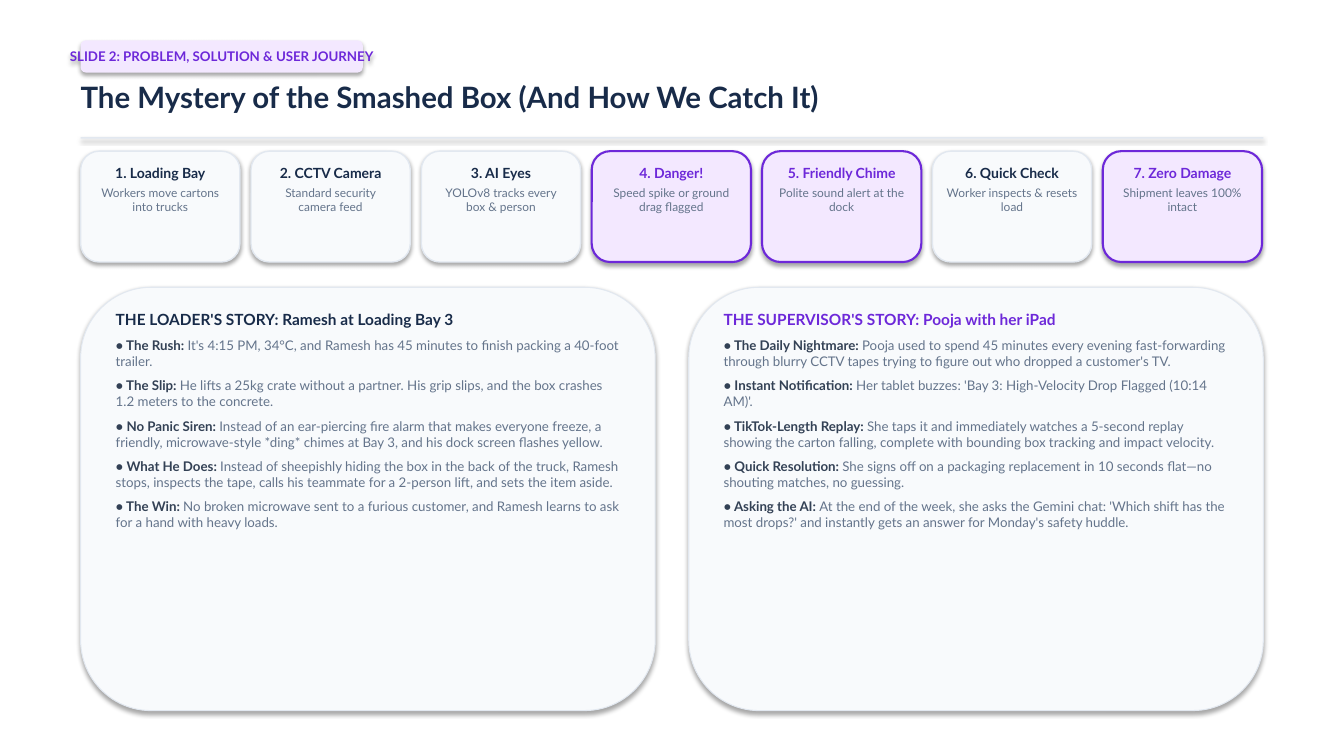
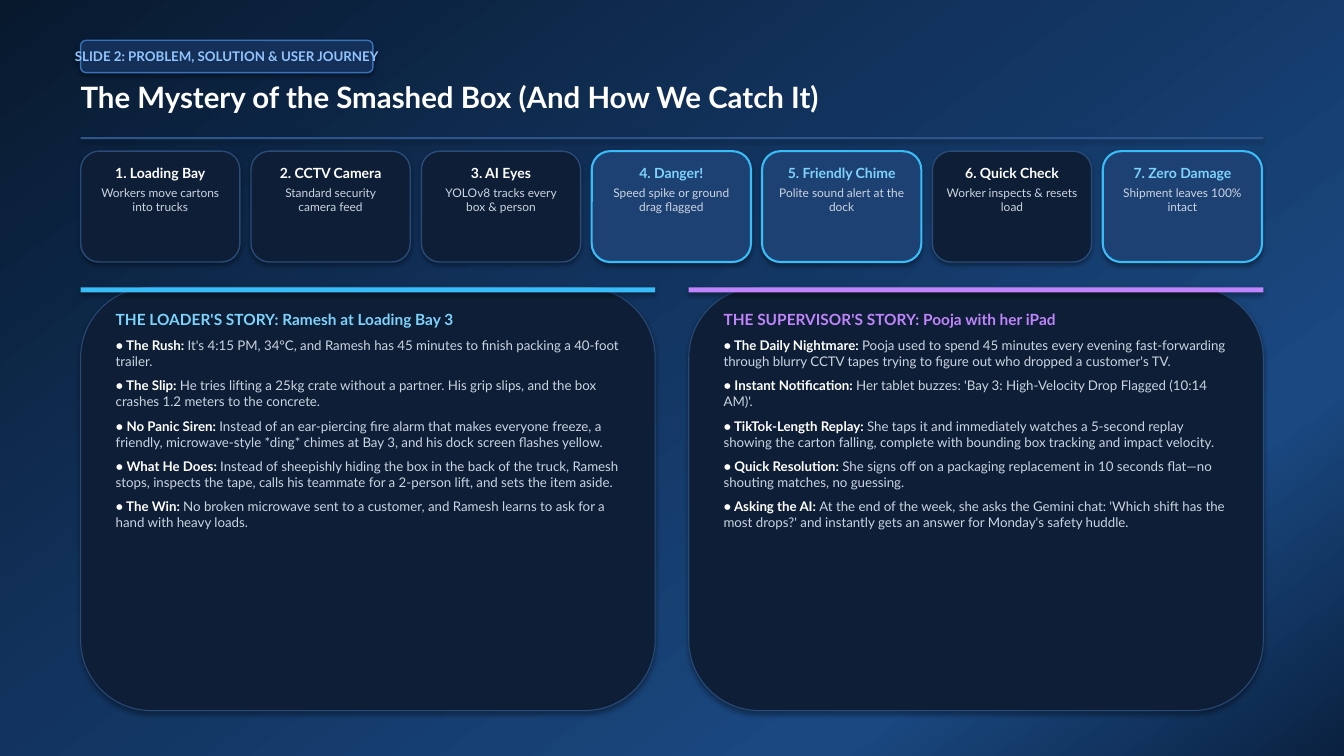
Before and after one commit to Aastha008/Smart-Warehouse-System, a slide deck: slide 2 of Smart_Warehouse_DockGuard_Presentation.pptx. Drawn at 1344x756 pixels with LibreOffice and Linux fonts; fonts in the diff are those of the drawing. Boxes give left, top, right and bottom in pixels: in the first picture for what was removed or moved away, otherwise in the second. Text is boxed around its words. In the diff, an @@ line names an element or a change of style, - is before the commit and + after.

Commit message:
Update all slides with pretty blue gradient theme (professional, human-made)

```diff
--- a/Smart_Warehouse_DockGuard_Presentation.pptx
+++ b/Smart_Warehouse_DockGuard_Presentation.pptx
@@ rectangle at <box>0,0,1344,756</box>: fill #FFFFFF to gradient #08192E to #12335E to #1A4982 to #0A2140 @@
@@ rounded rectangle "SLIDE 2: PROBLEM, SOLUTION & ...": place and size @@
-rounded rectangle "SLIDE 2: PROBLEM, SOLUTION & ..." at <box>81,40,363,73</box>
+rounded rectangle "SLIDE 2: PROBLEM, SOLUTION & ..." at <box>81,40,373,73</box>
@@ rounded rectangle "SLIDE 2: PROBLEM, SOLUTION & ..." at <box>81,40,373,73</box>: text colour #6D28D9 to #93C5FD; fill #F3E8FF to #143058; outline none to #3872BA 1 pt @@
@@ text "The Mystery of the Smashed ..." at <box>81,85,818,113</box>: text colour #182B49 to #FFFFFF @@
@@ rectangle at <box>81,137,1263,139</box>: fill #E2E8F0 to #2D558C @@
@@ text "1. Loading Bay" at <box>101,167,219,211</box>: text colour #182B49 to #FFFFFF in "1. Loading Bay"; text colour #64748B to #CBD5E1 in "Workers move cartons into trucks" @@
@@ text "2. CCTV Camera" at <box>280,167,382,211</box>: text colour #182B49 to #FFFFFF in "2. CCTV Camera"; text colour #64748B to #CBD5E1 in "Standard security camera feed" @@
@@ text "3. AI Eyes" at <box>445,168,557,213</box>: text colour #182B49 to #FFFFFF in "3. AI Eyes"; text colour #64748B to #CBD5E1 in "YOLOv8 tracks every box & person" @@
@@ text "4. Danger!" at <box>613,168,729,213</box>: text colour #6D28D9 to #7DD3FC in "4. Danger!"; text colour #64748B to #CBD5E1 in "Speed spike or ground drag flagged" @@
@@ text "5. Friendly Chime" at <box>779,167,904,211</box>: text colour #6D28D9 to #7DD3FC in "5. Friendly Chime"; text colour #64748B to #CBD5E1 in "Polite sound alert at the dock" @@
@@ fill #F8FAFC to #0E1E36; outline #E2E8F0 1 pt to #284B78 1 pt in 4 elements at <box>81,151,240,262</box>, <box>251,151,410,262</box>, <box>421,151,581,262</box>, <box>933,151,1092,262</box> @@
@@ text "6. Quick Check" at <box>947,167,1077,211</box>: text colour #182B49 to #FFFFFF in "6. Quick Check"; text colour #64748B to #CBD5E1 in "Worker inspects & resets load" @@
@@ fill #F3E8FF to #1E4173; outline #6D28D9 1.5 pt to #38BDF8 1.5 pt in 3 elements at <box>592,151,751,262</box>, <box>762,151,922,262</box>, <box>1103,151,1262,262</box> @@
@@ text "7. Zero Damage" at <box>1123,168,1241,211</box>: text colour #6D28D9 to #7DD3FC in "7. Zero Damage"; text colour #64748B to #CBD5E1 in "Shipment leaves 100% intact" @@
@@ rounded rectangle at <box>81,287,655,711</box>: fill #F8FAFC to #0E1E36; outline #E2E8F0 0.75 pt to #284B78 0.75 pt @@
@@ rectangle added at <box>81,287,655,292</box>, fill #38BDF8 @@
@@ rounded rectangle at <box>689,287,1263,711</box>: fill #F8FAFC to #0E1E36; outline #E2E8F0 0.75 pt to #284B78 0.75 pt @@
@@ rectangle added at <box>689,287,1263,292</box>, fill #C084FC @@
@@ text at <box>116,313,619,490</box>: text colour #182B49 to #7DD3FC in "THE LOADER'S STORY: Ramesh at Loading Bay ..."; text colour #334155 to #FFFFFF in "• The Rush:", "• No Panic Siren:", "• What He Does:"; text colour #64748B to #CBD5E1 in "It's 4:15 PM, 34°C, and Ramesh has ...", "Instead of an ear-piercing fire alarm that ...", "Instead of sheepishly hiding the box in ..." @@
@@ text "THE SUPERVISOR'S STORY: Pooja with ..." at <box>724,313,1226,530</box>: text colour #6D28D9 to #C084FC in "THE SUPERVISOR'S STORY: Pooja with her iPad"; text colour #334155 to #FFFFFF in "• The Daily Nightmare:", "• Instant Notification:", "• TikTok-Length Replay:", "• Quick Resolution:" and 1 more places; text colour #64748B to #CBD5E1 in "Pooja used to spend 45 minutes every ...", "Her tablet buzzes: 'Bay 3: High-Velocity Drop ...", "She taps it and immediately watches a ...", "She signs off on a packaging replacement ..." and 1 more places @@
@@ text at <box>116,380,596,406</box>: text changed; text colour #64748B to #CBD5E1 @@
-• The Slip: He lifts a 25kg crate without a partner. His grip slips, and the box crashes 1.2 meters to the concrete.
+• The Slip: He tries lifting a 25kg crate without a partner. His grip slips, and the box crashes 1.2 meters to the concrete.
@@ text at <box>116,501,605,529</box>: text changed; text colour #64748B to #CBD5E1 @@
-• The Win: No broken microwave sent to a furious customer, and Ramesh learns to ask for a hand with heavy loads.
+• The Win: No broken microwave sent to a customer, and Ramesh learns to ask for a hand with heavy loads.
```
Also in this commit, not shown: 5 other slides changed, 2 other files.
